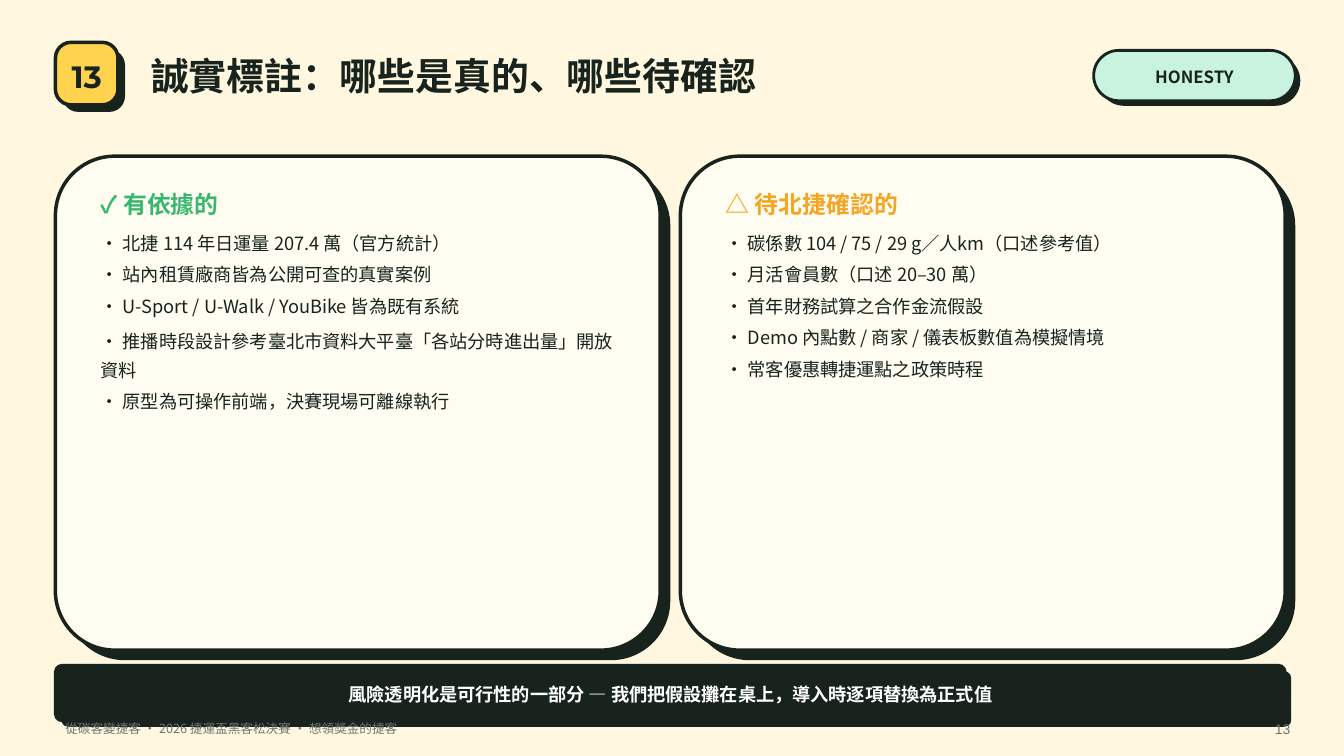
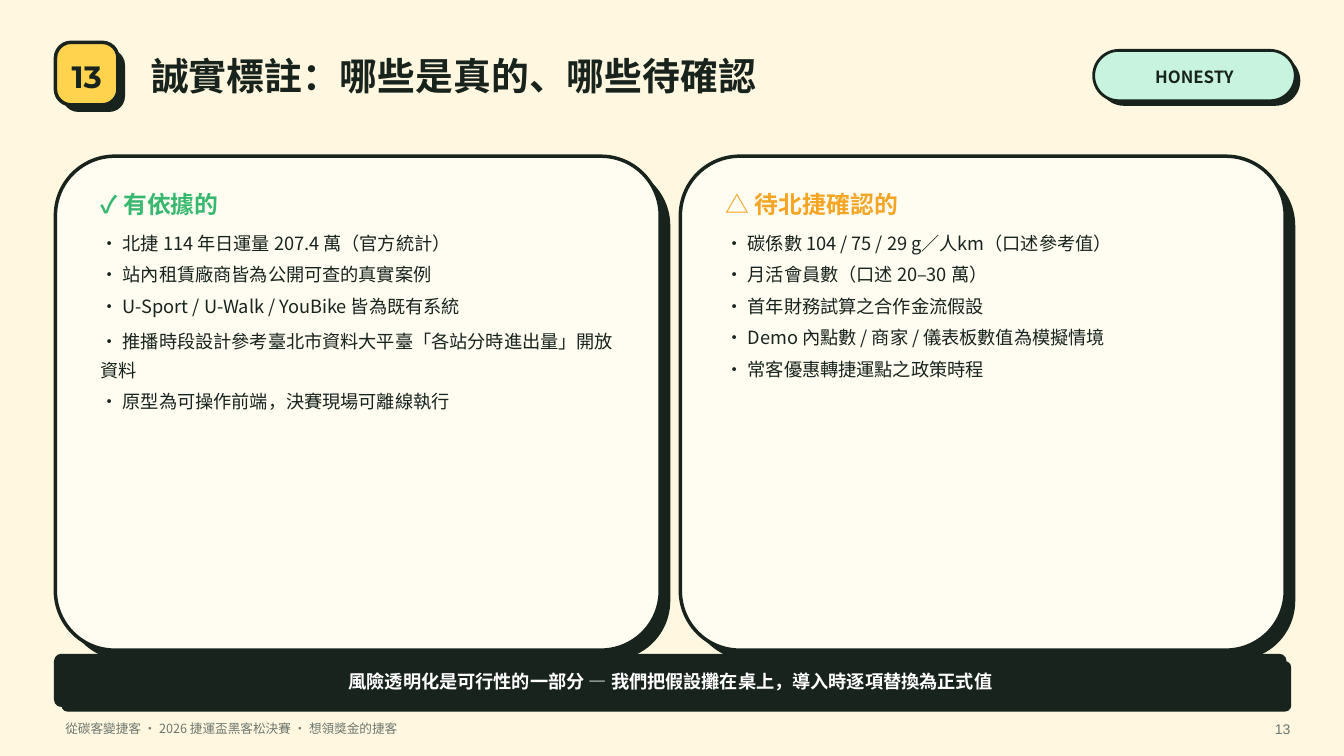
Before and after one commit to sofiayan0523/personal-auto, a slide deck: slide 13 of final-deck/從碳客變捷客_決賽簡報_v2.pptx. Drawn at 1344x756 pixels with LibreOffice and Linux fonts; fonts in the diff are those of the drawing. Boxes give left, top, right and bottom in pixels: in the first picture for what was removed or moved away, otherwise in the second. Text is boxed around its words. In the diff, an @@ line names an element or a change of style, - is before the commit and + after.

```diff
--- a/final-deck/從碳客變捷客_決賽簡報_v2.pptx
+++ b/final-deck/從碳客變捷客_決賽簡報_v2.pptx
@@ rounded rectangle "風險透明化是可行性的一部分 — 我們把假設攤在桌上，導入時逐項替換為正式值": place and size @@
-rounded rectangle "風險透明化是可行性的一部分 — 我們把假設攤在桌上，導入時逐項替換為正式值" at (55,665,1286,721)
+rounded rectangle "風險透明化是可行性的一部分 — 我們把假設攤在桌上，導入時逐項替換為正式值" at (55,655,1286,706)
@@ rounded rectangle: place and size @@
-rounded rectangle at (62,671,1292,727)
+rounded rectangle at (62,661,1292,712)
```
Also in this commit, not shown: 3 other slides changed, 1 other file.
